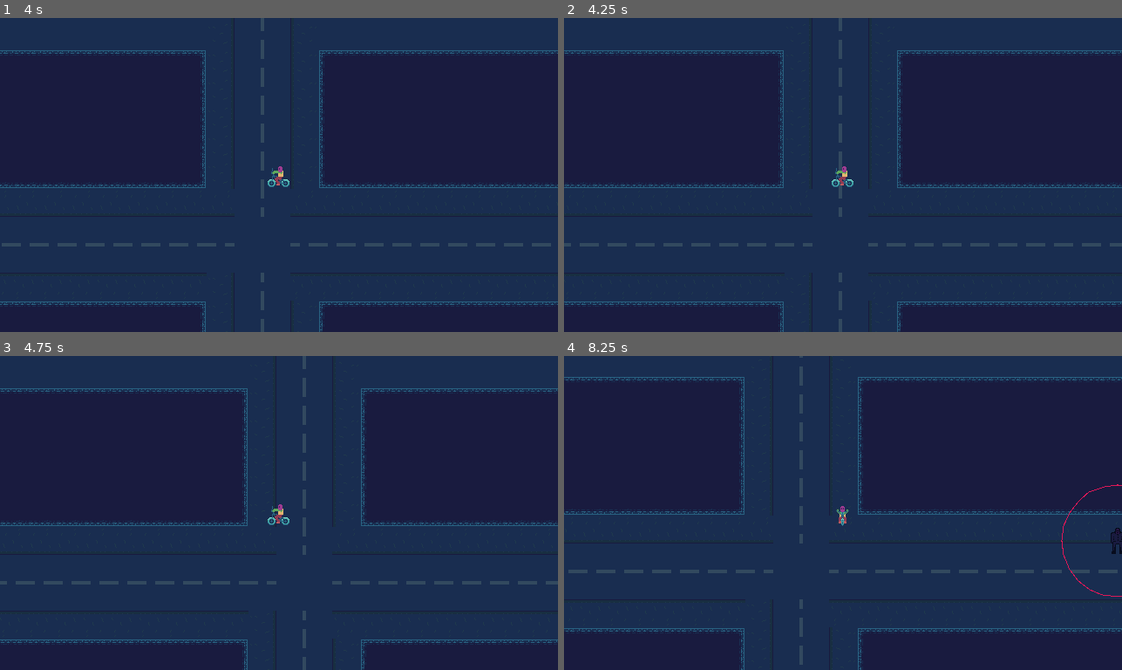
Above: before the commit, frames 1-4 (two rows, left to right).
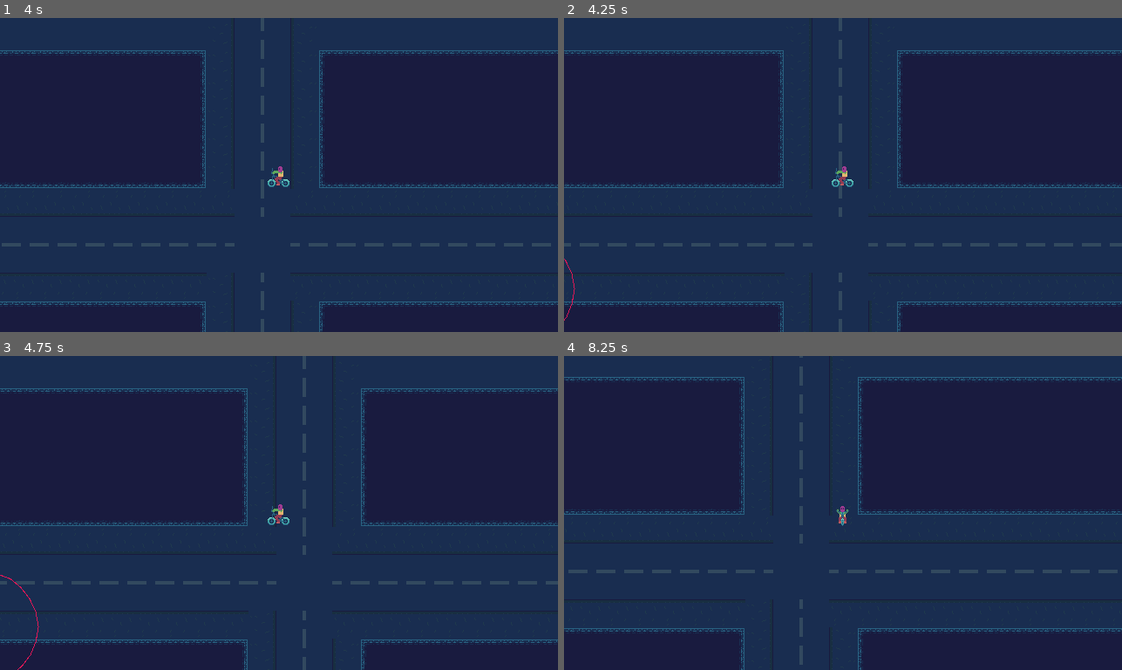
Above: after the commit, the same moments.

Repository: hawkstein/ludum-dare-59-signal
Game: Godot game, scene res://main.tscn
The game is run twice, just before and just after one commit, with the same random seed, the same clock (stepped at 60 frames per second) and the same inputs.
Inputs:
- Up to frame 1 (4 s): tap Enter at 0.5 s; hold Right (right) 0.53-1.28 s; tap Space (lock_line) every 0.75 s from 0.6 to 3.6 s; hold Down (down) 1.28-2.03 s; hold Right (right) 2.03-2.78 s; hold Up (up) 2.78-3.53 s; hold Left (left) from 3.53 s (still down)
- Up to frame 2 (4.25 s): keep holding Left (left)
- Up to frame 3 (4.75 s): keep holding Left (left); tap Space (lock_line) at 4.35 s
- Up to frame 4 (8.25 s): release Left (left) at 5.03 s; hold Down (down) 5.03-5.78 s; tap Space (lock_line) every 0.75 s from 5.1 to 8.1 s; hold Right (right) 5.78-6.53 s; hold Up (up) 6.53-7.28 s; hold Right (right) 7.28-8.03 s; hold Down (down) from 8.03 s (still down)

Frame 1 is identical in both runs. In frame 2, less than 0.1% of the frame differs, in the area x 0-3%, y 76-97%; in frame 3, less than 0.1%; in frame 4, 0.2%, in the area x 89-100%, y 40-77%.

Commit message:
increase spawn rate as game progresses

Diff:
--- a/main.gd
+++ b/main.gd
@@ -7,6 +7,7 @@
 @onready var triangulation_map: TriangulationMap = $MapLayer/TriangulationMap
 @onready var tile_map_layer: TileMapLayer = $TileMapLayer
 @onready var message_layer: MessageLayer = $MessageLayer
+@onready var spawn_timer: Timer = $SpawnTimer
 
 const MAN_IN_BLACK = preload("uid://d2ag0ing1neyp")
 const TRANSMITTER = preload("uid://c7v1iqui8bx7a")
@@ -70,6 +71,7 @@
 	if _transmitters_found >= target_to_find:
 		call_deferred("_switch_to_win")
 	else:
+		spawn_timer.wait_time = 3.5 - _transmitters_found
 		_transmitter_location = _next_transmitter_location()
 		triangulation_map.clear()
 		var info := {"num_transmitters": target_to_find - _transmitters_found}
@@ -88,9 +90,9 @@
 		add_child(mib)
 		mib.position = mib_position
 		mib.add_to_group("mib")
-		print("spawned man in black")
-	else:
-		print("could not find spawn position for mib")
+		#print("spawned man in black")
+	#else:
+		#print("could not find spawn position for mib")
 
 func _find_spawn_position(
 ) -> Vector2:
--- a/main.tscn
+++ b/main.tscn
@@ -71,7 +71,7 @@
 [node name="MessageLayer" parent="." unique_id=1599695556 instance=ExtResource("6_7mycd")]
 
 [node name="SpawnTimer" type="Timer" parent="." unique_id=591964598 groups=["mib"]]
-wait_time = 3.0
+wait_time = 4.0
 autostart = true
 
 [connection signal="map_closed" from="MapLayer/TriangulationMap" to="." method="_on_triangulation_map_map_closed"]
--- a/world/man_in_black.gd
+++ b/world/man_in_black.gd
@@ -16,7 +16,7 @@
 
 
 func _on_despawn_timer_timeout() -> void:
-	print("despawning man in black")
+	#print("despawning man in black")
 	call_deferred("queue_free")
 
 
